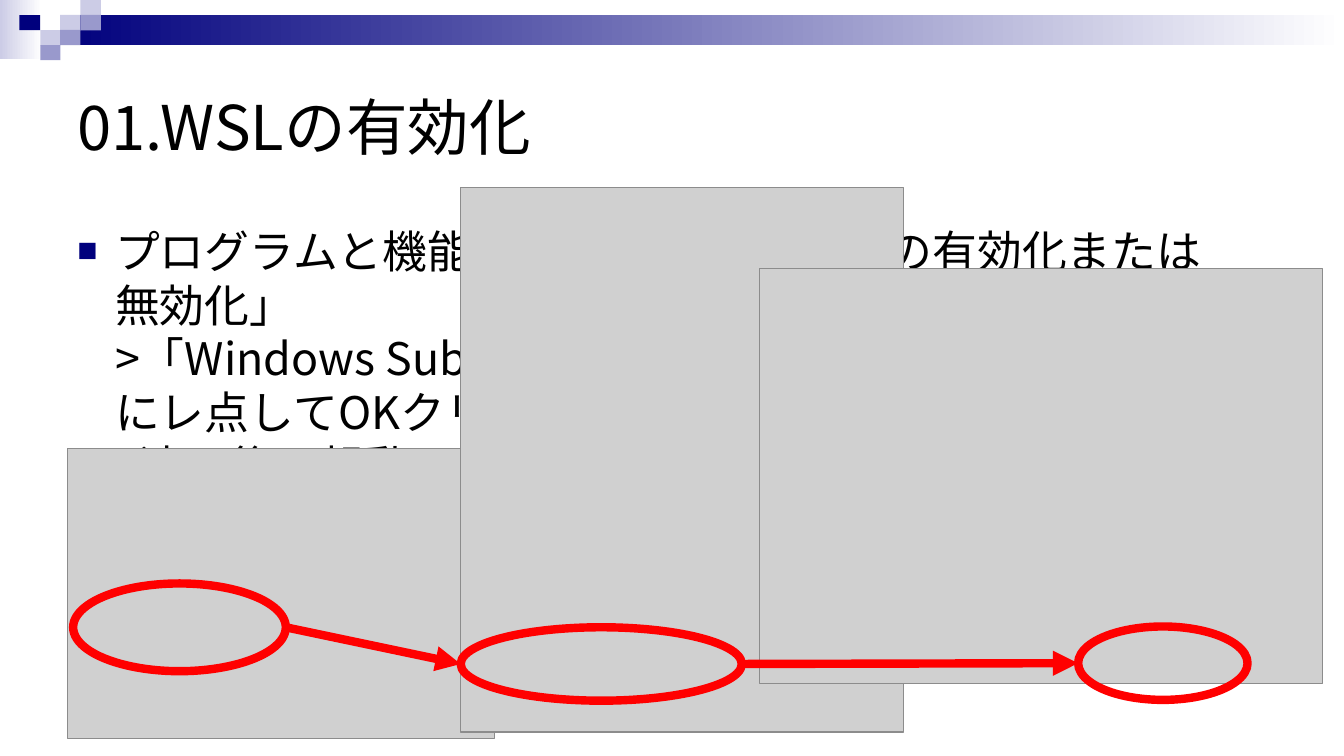
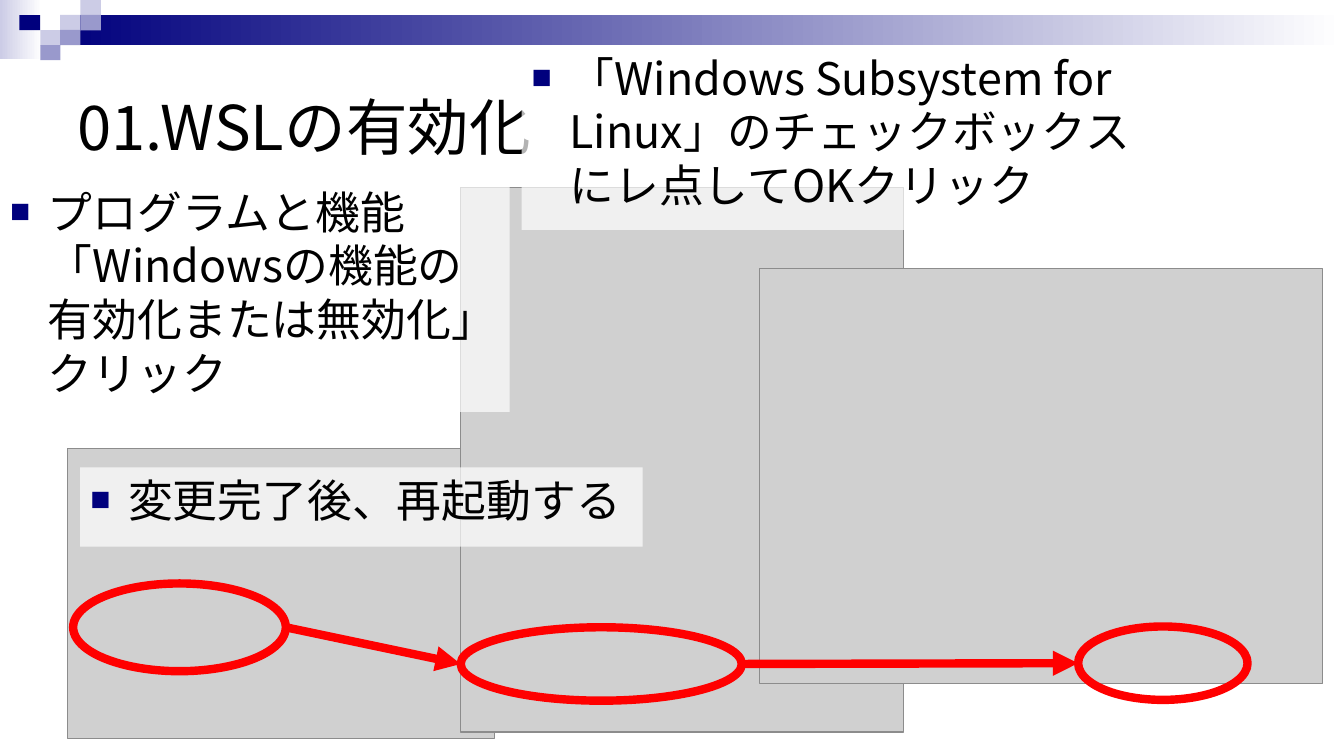
Before and after one commit to rensuke/SIMUonWSL, a slide deck: slide 5 of SIMU_ON_WSL.pptx. Drawn at 1344x756 pixels with LibreOffice and Linux fonts; fonts in the diff are those of the drawing; grey boxes stand for pictures. Boxes give left, top, right and bottom in pixels: in the first picture for what was removed or moved away, otherwise in the second. Text is boxed around its words. In the diff, an @@ line names an element or a change of style, - is before the commit and + after.

```diff
--- a/SIMU_ON_WSL.pptx
+++ b/SIMU_ON_WSL.pptx
@@ rectangle added at [522,45,1175,230], fill #FFFFFF at 70% opacity, 32 pt, text #000000 @@
+■ 「Windows Subsystem for Linux」のチェックボックスにレ点してOKクリック
@@ text at [48,191,496,394]: text changed @@
-■ プログラムと機能の「Windowsの機能の有効化または
-  無効化」
-  >「Windows Subsystem for Linux」のチェックボックスにレ点してOKクリック
-  >適用後再起動
+■ プログラムと機能
+  「Windowsの機能の有効化または無効化」クリック
@@ rectangle added at [81,468,643,547], fill #FFFFFF at 70% opacity, 32 pt, text #000000 @@
+■ 変更完了後、再起動する
```
Also in this commit, not shown: 2 other slides changed, 1 other file.
